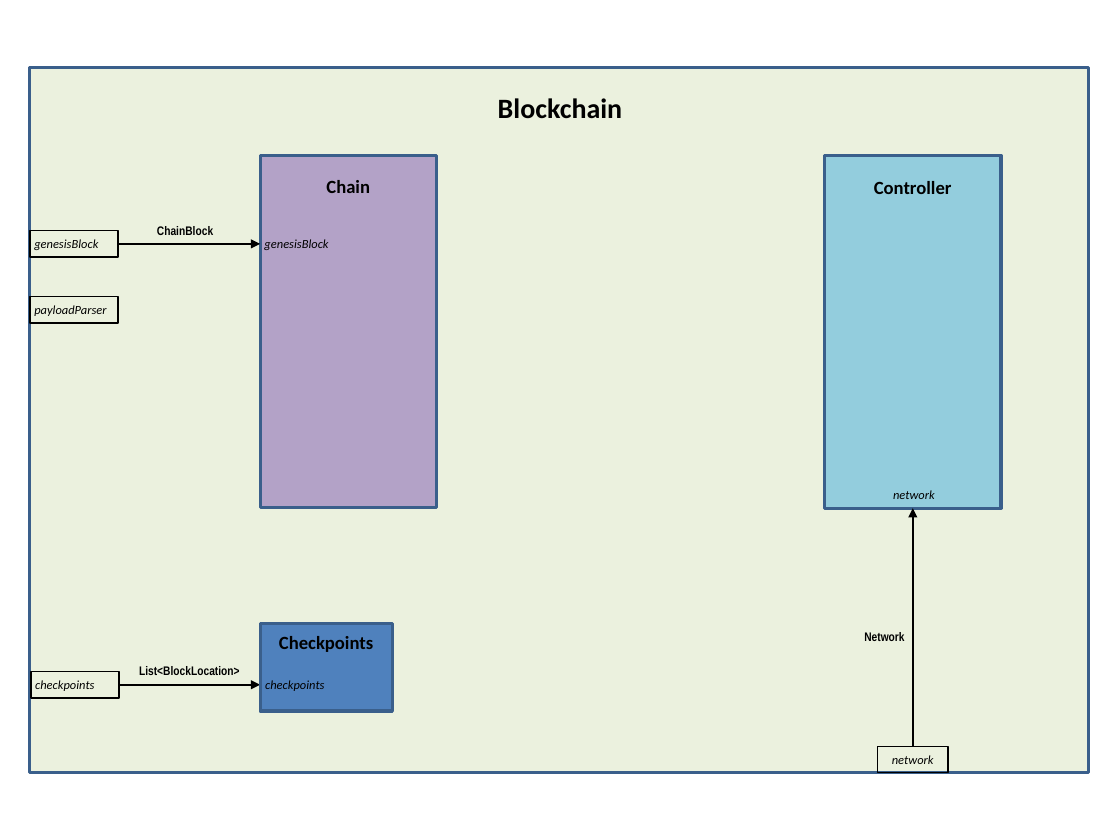
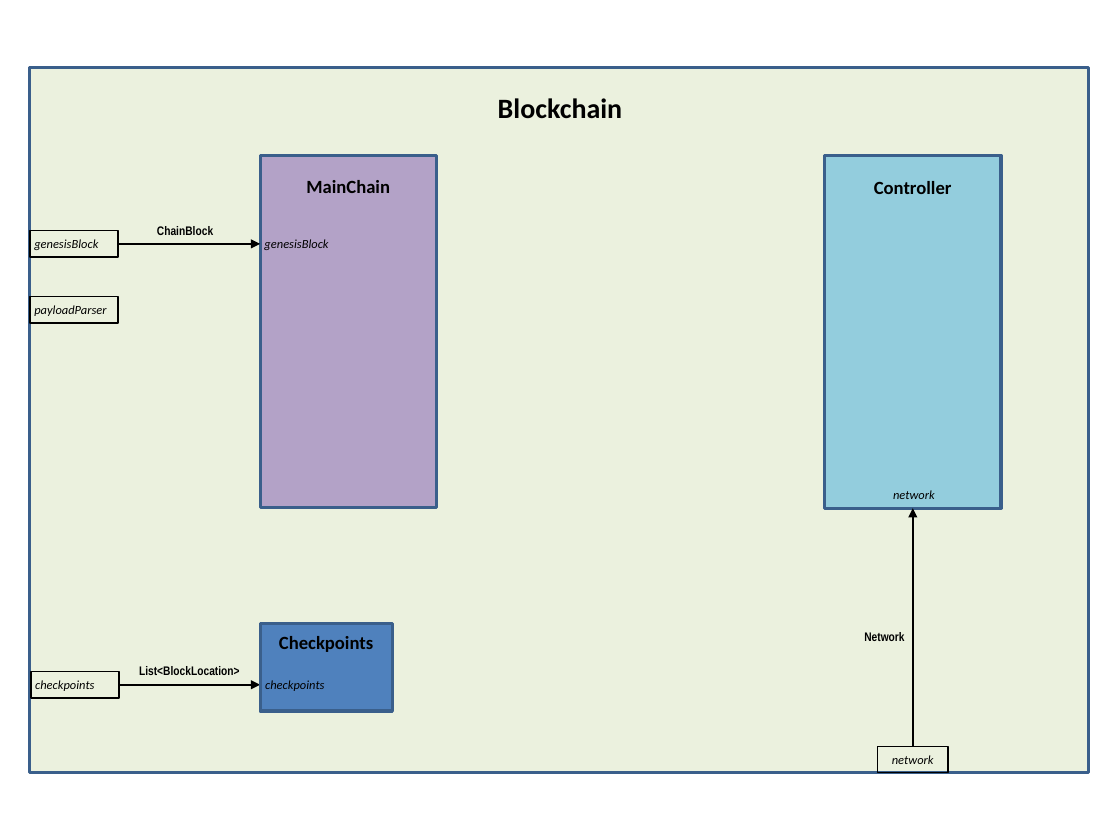
Before and after one commit to BusinessChain/BToken, a slide deck: slide 2 of Doc/BitcoinNode.pptx. Drawn at 1120x840 pixels with LibreOffice and Linux fonts; fonts in the diff are those of the drawing. Boxes give left, top, right and bottom in pixels: in the first picture for what was removed or moved away, otherwise in the second. Text is boxed around its words. In the diff, an @@ line names an element or a change of style, - is before the commit and + after.

Commit message:
Removed Blockchain Reference in Chain.

```diff
--- a/Doc/BitcoinNode.pptx
+++ b/Doc/BitcoinNode.pptx
@@ text at (306,180,390,193): text changed @@
-Chain
+MainChain
```
Also in this commit, not shown: 3 other files.
